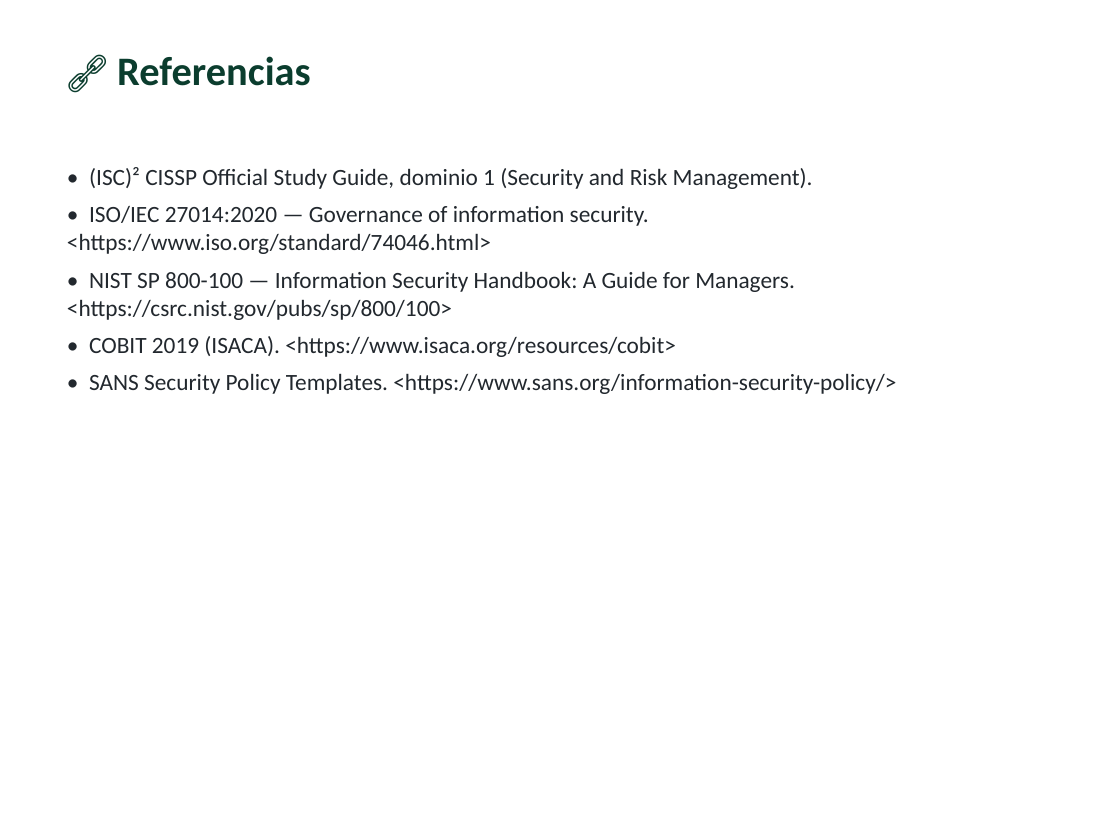
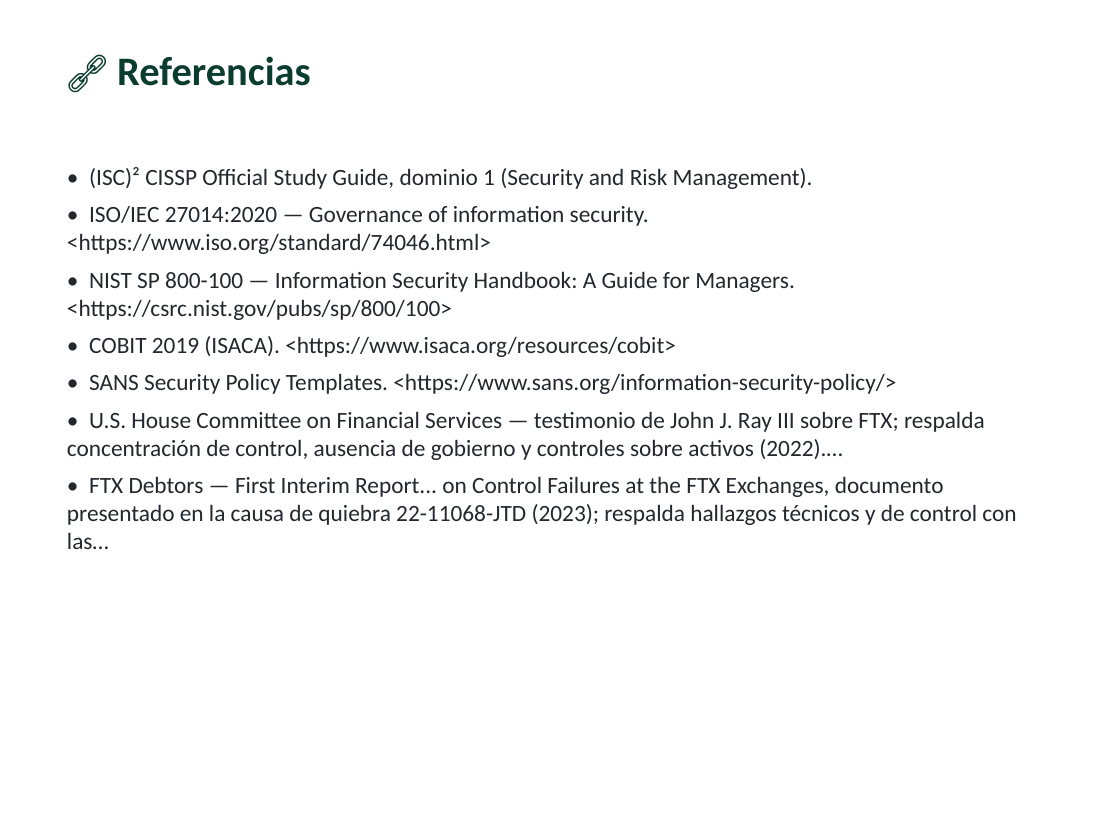
Before and after one commit to vladimiracunadev-create/modern-cybersecurity-program, a slide deck: slide 15 of classes/parte-14-grc-riesgo-y-cumplimiento/276-gobernanza-de-la-seguridad-de-la-informacion/clase-276-presentacion.pptx. Drawn at 1120x840 pixels with LibreOffice and Linux fonts; fonts in the diff are those of the drawing. Boxes give left, top, right and bottom in pixels: in the first picture for what was removed or moved away, otherwise in the second. Text is boxed around its words. In the diff, an @@ line names an element or a change of style, - is before the commit and + after.

Commit message:
docs(parte-14): integrar casos reales en controles y auditoria

```diff
--- a/classes/parte-14-grc-riesgo-y-cumplimiento/276-gobernanza-de-la-seguridad-de-la-informacion/clase-276-presentacion.pptx
+++ b/classes/parte-14-grc-riesgo-y-cumplimiento/276-gobernanza-de-la-seguridad-de-la-informacion/clase-276-presentacion.pptx
@@ text at (x1=67, y1=411, x2=1016, y2=549): paragraphs added @@
+• U.S. House Committee on Financial Services — testimonio de John J. Ray III sobre FTX; respalda concentración de control, ausencia de gobierno y controles sobre activos (2022).…
+• FTX Debtors — First Interim Report... on Control Failures at the FTX Exchanges, documento presentado en la causa de quiebra 22-11068-JTD (2023); respalda hallazgos técnicos y de control con las…
```
Also in this commit, not shown: 6 other slides changed, 2 slides added, 1 slide removed, 36 other files.
